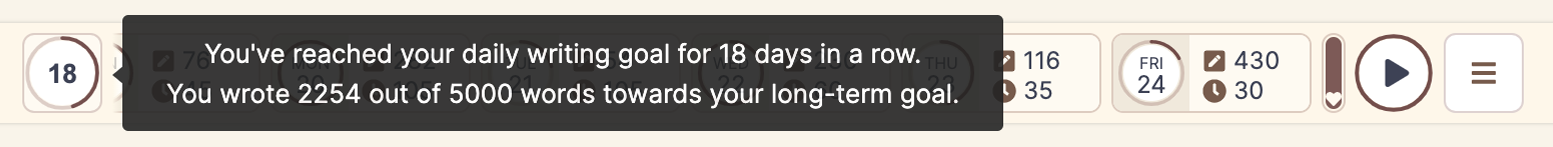
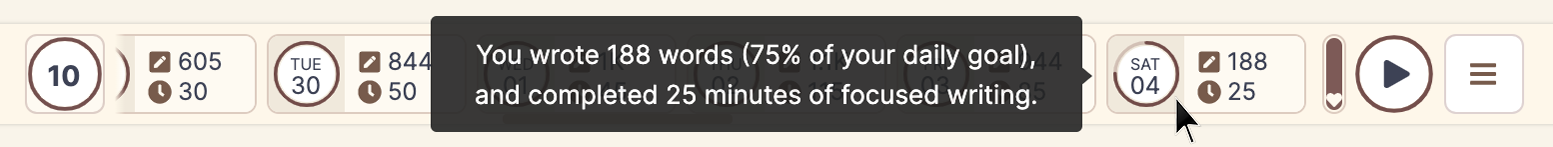
Layers edited between the first and the second 1553 × 147 image:
removed layer "Layer 1" over [1264, 51, 1280, 70]
moved "writing-streak-writing-goal" into group "writing-streak", painted on it over [0, 15, 1553, 145]
added group "writing-day" (1st of 2) with 2 layers above "hand-pointer" over [0, 15, 1553, 145]
added layer "cursor copy" in group "writing-day" over [1174, 95, 1202, 145]
showed "writing-day" (2nd of 2, in "writing-day"), moved it into group "writing-day" over [0, 15, 1553, 145]
removed layer "writing-streak" over [0, 15, 1553, 145]
